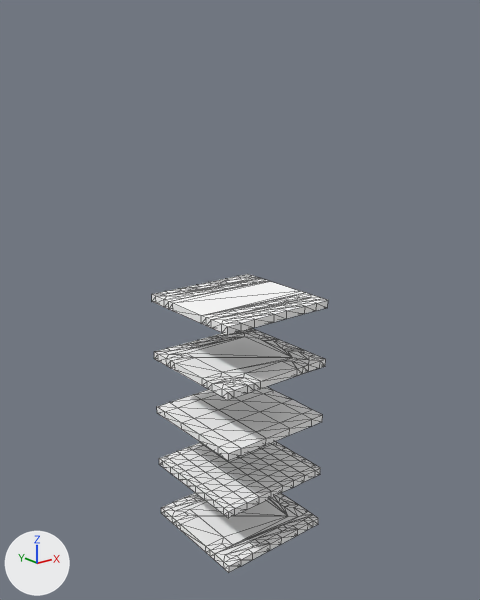
The Blender file Tiles.blend: old version first, new version second.
Rendered twice from a camera (50 mm lens) standing at (-3.16, -3.97, 2.62) and looking at (0.02, 0.0, 1.03). Lighting does not change. The marker at lower left points along +X, +Y and +Z. Mesh edges are drawn as thin lines.

Objects in the first picture: 'BlackWhite_DeadEndTile', 'BlackWhite_PathTile', 'BlackWhite_Tile1', 'BlackWhite_Tile2', 'BlackWhite_TurnTile'.
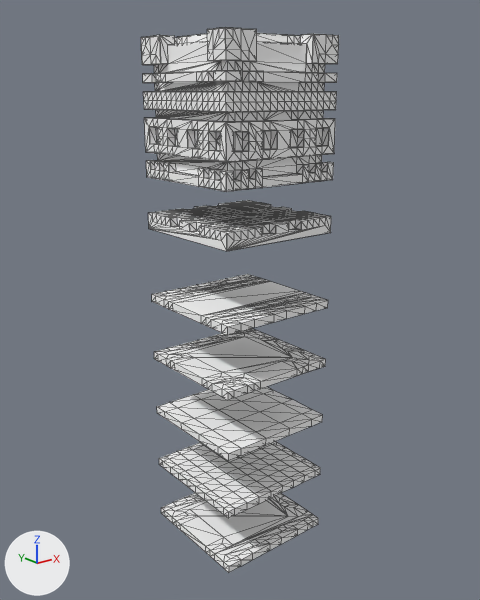
Location of each change, (x1, y1, x2, y2) in pixels of the pictures (480 x 600 px):
'OrientalTileWall', added: after (141, 27, 339, 192)
'OrientalTileFloor', added: after (148, 200, 331, 251)

The change in detail:
Material 'palette.001' (mat_palette_001) is new.
Its base color is (1.0, 1.0, 1.0) (white #ffffff).
Material 'palette.002' (mat_palette_002) is new.
Its base color is (1.0, 1.0, 1.0) (white #ffffff).
Mesh me_orientaltilefloor is new.
It has 521 vertices, 654 faces and spans x -8.0..8.0, y 0.0..2.0, z -8.0..8.0.
It uses material mat_palette_001 (its picture is missing).
Mesh me_orientaltilewall is new.
It has 3217 vertices, 2908 faces and spans x -8.0..8.0, y 0.0..16.0, z -8.0..8.0.
It uses material mat_palette_002 (its picture is missing).
Object 'OrientalTileFloor' (ob_orientaltilefloor) is new; it shows me_orientaltilefloor.
Its location is (0.0, 0.0, 1.6).
Its rotation in degrees is (90, 0, 0).
Its scale is (0.0625, 0.0625, 0.0625).
Object 'OrientalTileWall' (ob_orientaltilewall) is new; it shows me_orientaltilewall.
Its location is (0.0, 0.0, 2.0).
Its rotation in degrees is (90, 0, 0).
Its scale is (0.0625, 0.0625, 0.0625).
